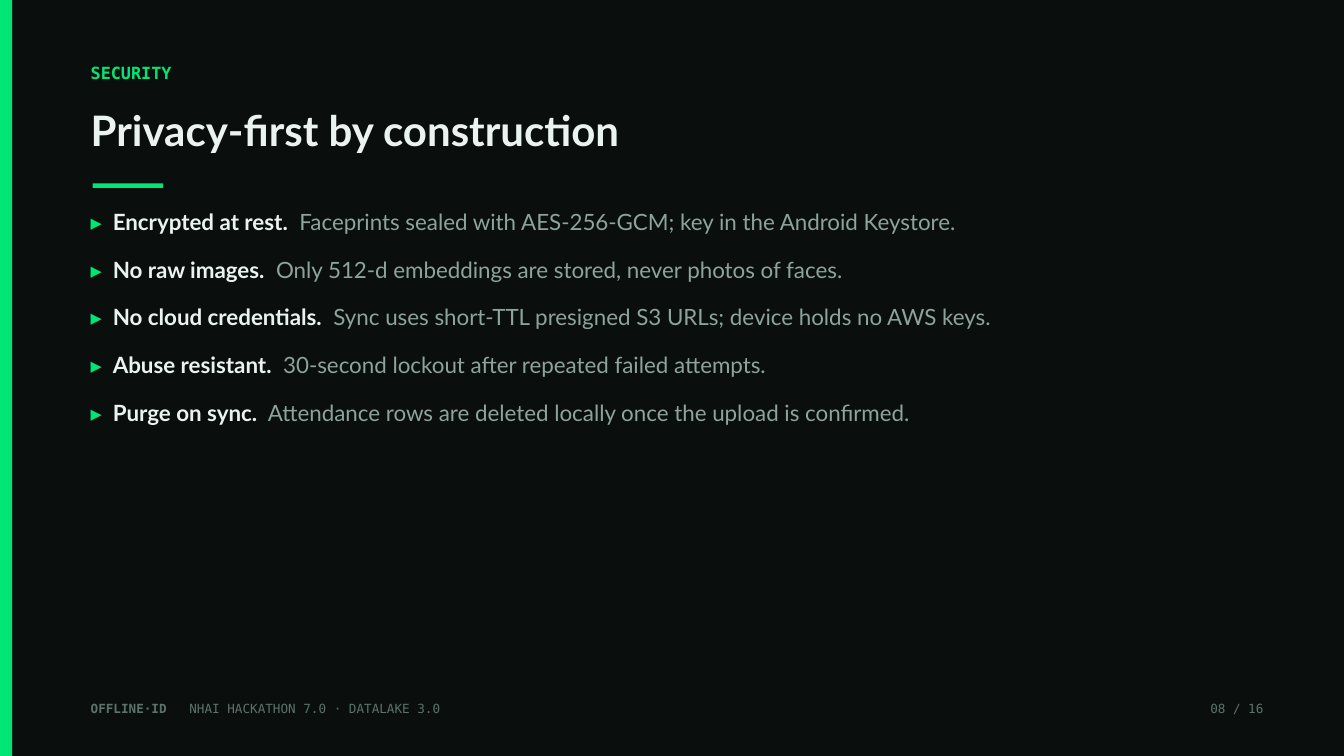
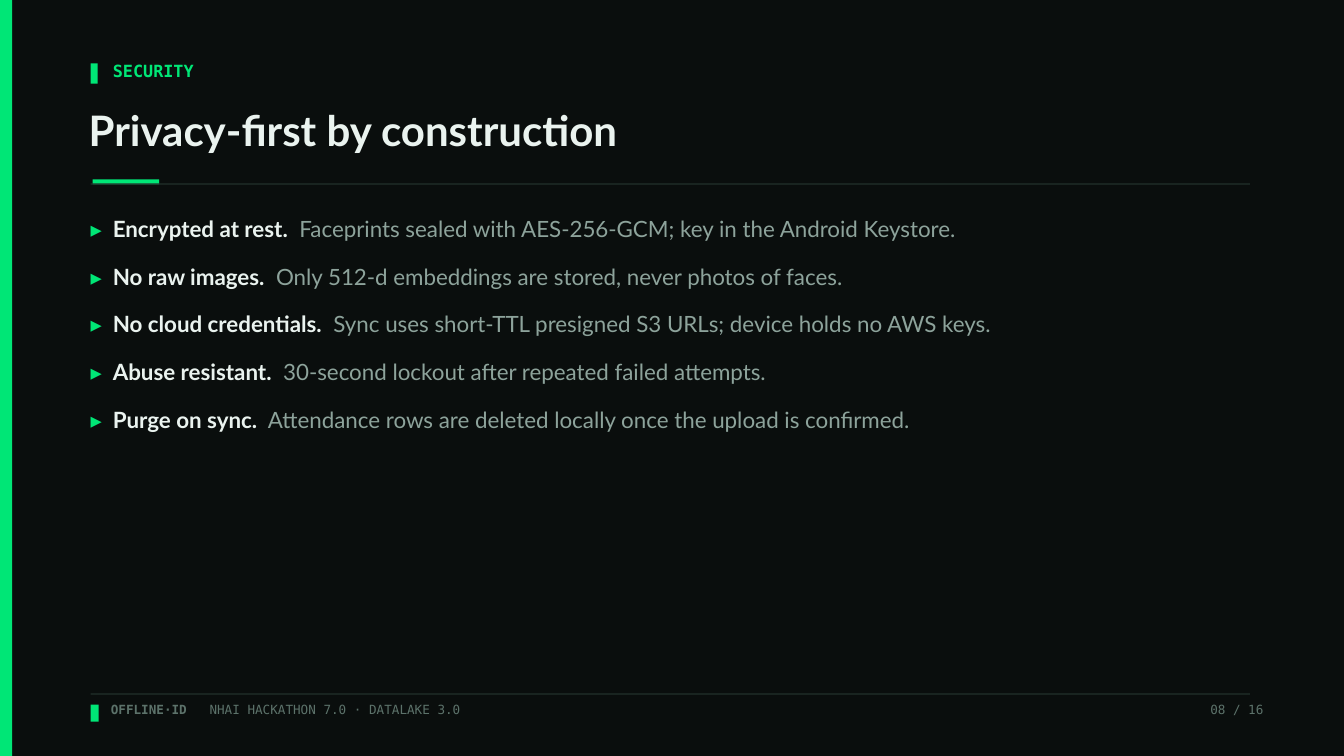
Before and after one commit to moneytosms/offlineid, a slide deck: slide 8 of submission/OfflineID_Hackathon7.pptx. Drawn at 1344x756 pixels with LibreOffice and Linux fonts; fonts in the diff are those of the drawing. Boxes give left, top, right and bottom in pixels: in the first picture for what was removed or moved away, otherwise in the second. Text is boxed around its words. In the diff, an @@ line names an element or a change of style, - is before the commit and + after.

Commit message:
docs: polish deck + purge stale references repo-wide
build_pptx.py: design polish - kicker prompt-tabs, header/footer hairlines,
bottom-right corner frame, left colour tabs on flow boxes, card label tabs,
OPEN SOURCE + v1.0.0 on the title slide, consistent ~51 ms. Regenerated the deck.

Stale fixes across all docs: ~50 ms -> ~51 ms; 16 -> 15 unit tests; old iOS path
src/native/ios/FaceEngineModule.swift -> ios/FaceEngine/FaceEngine.swift; pod
onnxruntime-mobile-c -> onnxruntime-objc; "PORT REQUIRED" -> "Swift port provided".

Verified: 0 em dashes, 0 AI/Claude mentions, 0 stale tokens repo-wide; deck 16 slides.

```diff
--- a/submission/OfflineID_Hackathon7.pptx
+++ b/submission/OfflineID_Hackathon7.pptx
@@ rectangle added at (91, 64, 98, 84), fill #00E676 @@
@@ text "SECURITY": place and size @@
-text "SECURITY" at (91, 66, 172, 80)
+text "SECURITY" at (113, 64, 194, 78)
@@ rectangle: place and size @@
-rectangle at (93, 184, 163, 188)
+rectangle at (93, 179, 159, 185)
@@ rectangle added at (91, 184, 1250, 185), fill #22302B @@
@@ text "▸ Encrypted at rest. Faceprints ...": place and size @@
-text "▸ Encrypted at rest. Faceprints ..." at (113, 213, 990, 425)
+text "▸ Encrypted at rest. Faceprints ..." at (113, 220, 990, 432)
@@ rectangle added at (91, 694, 1250, 695), fill #22302B @@
@@ rectangle added at (91, 705, 99, 722), fill #00E676 @@
@@ text "OFFLINE·ID NHAI HACKATHON 7.0 · ...": place and size @@
-text "OFFLINE·ID NHAI HACKATHON 7.0 · ..." at (91, 704, 440, 713)
+text "OFFLINE·ID NHAI HACKATHON 7.0 · ..." at (111, 705, 461, 714)
```
Also in this commit, not shown: 15 other slides changed, 11 other files.
